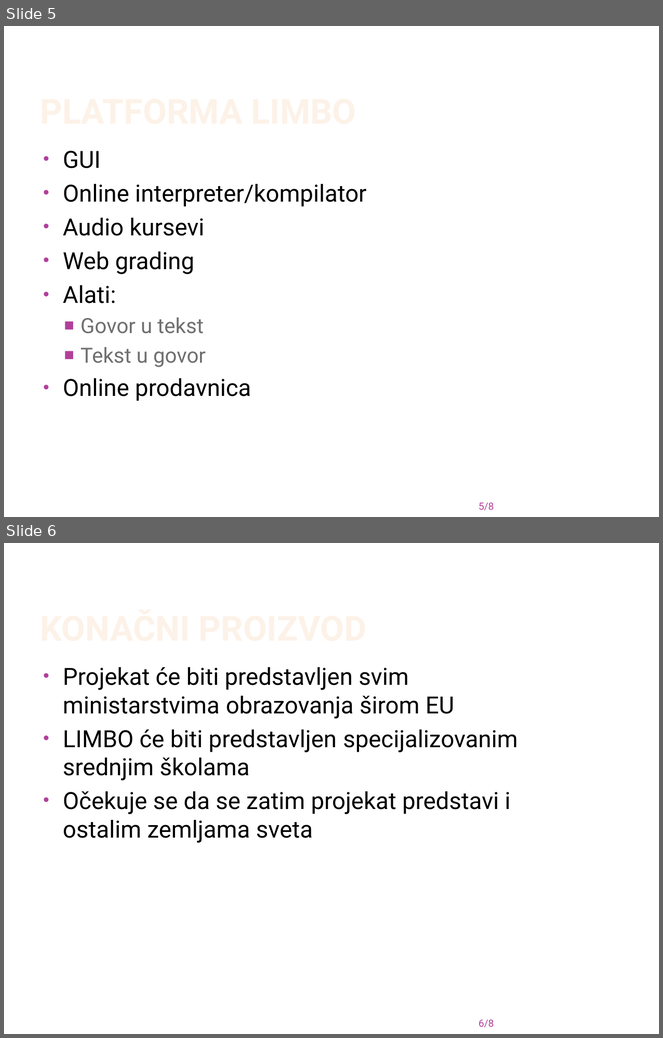
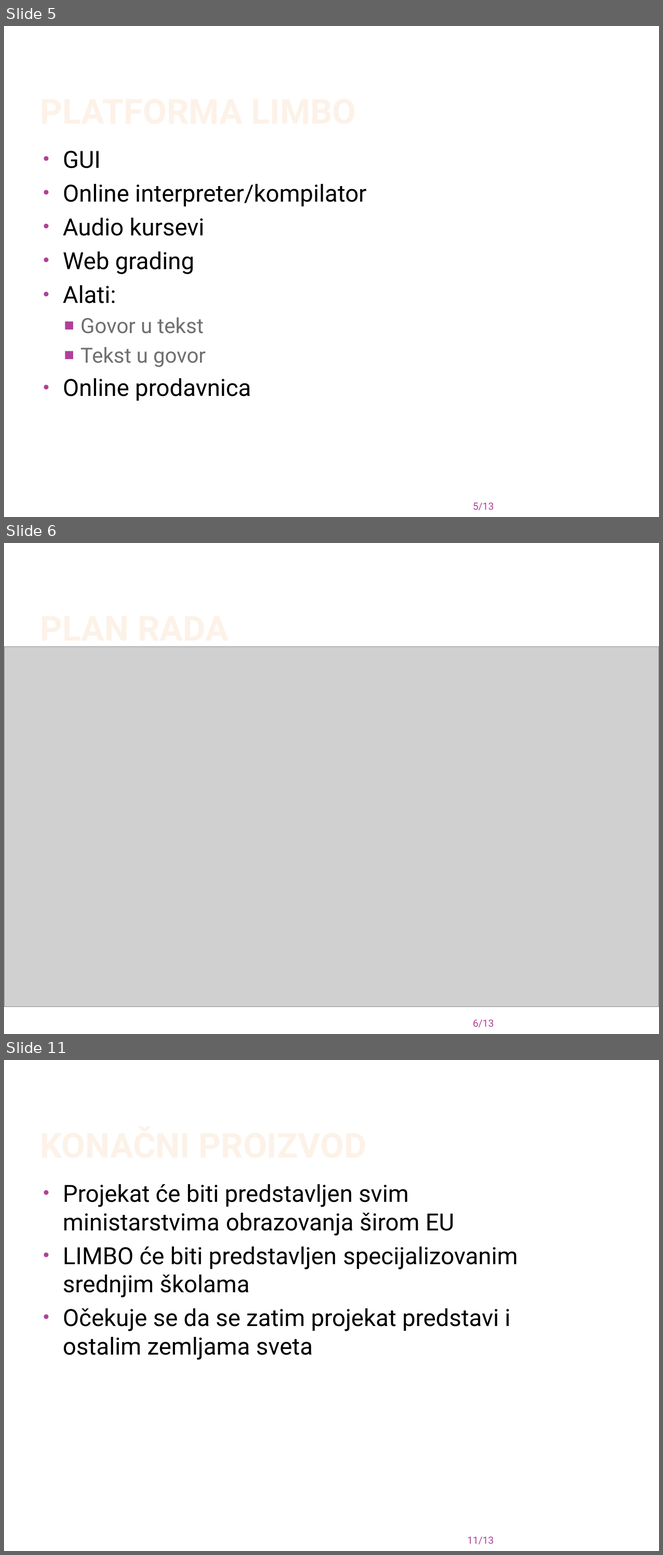
Before and after one commit to buregdzija/UPR-domaci-, a slide deck: H2020.pptx. Shown one above the other, each under a label of ours: slides 5 and 6 before the commit, slides 5, 6 and 11 after it; the slides between them are not shown. The pictures are 663x1038 and 663x1555 pixels, drawn with LibreOffice and Linux fonts; fonts in the diff are those of the drawing; grey boxes stand for pictures; background and template pictures are left out. Boxes give left, top, right and bottom in pixels: in the first picture for what was removed or moved away, otherwise in the second. Text is boxed around its words. In the diff, an @@ line names an element or a change of style, - is before the commit and + after.

```diff
--- a/H2020.pptx
+++ b/H2020.pptx
@@ slide 6 added at bbox=[4, 543, 659, 1034], background #FFFFFF @@
@@ picture added at bbox=[4, 646, 659, 1007] @@
@@ title added at bbox=[40, 646, 229, 650], 38 pt, text gradient #FEF7F1 to #FEF3E8 to #FBCF9C to #F9B94C, bold @@
+PLAN RADA
@@ page number added at bbox=[473, 1020, 494, 1028], 11 pt, text #B13F9A @@
+6/13
@@ page number at bbox=[473, 503, 494, 511]: text changed @@
-5/8
+5/13
@@ what was slide 6 is now slide 11 @@
@@ page number at bbox=[467, 1537, 494, 1545]: text changed @@
-6/8
+11/13
```
Also in this commit, not shown: 2 slides changed, 4 other slides added, 1 other file.
